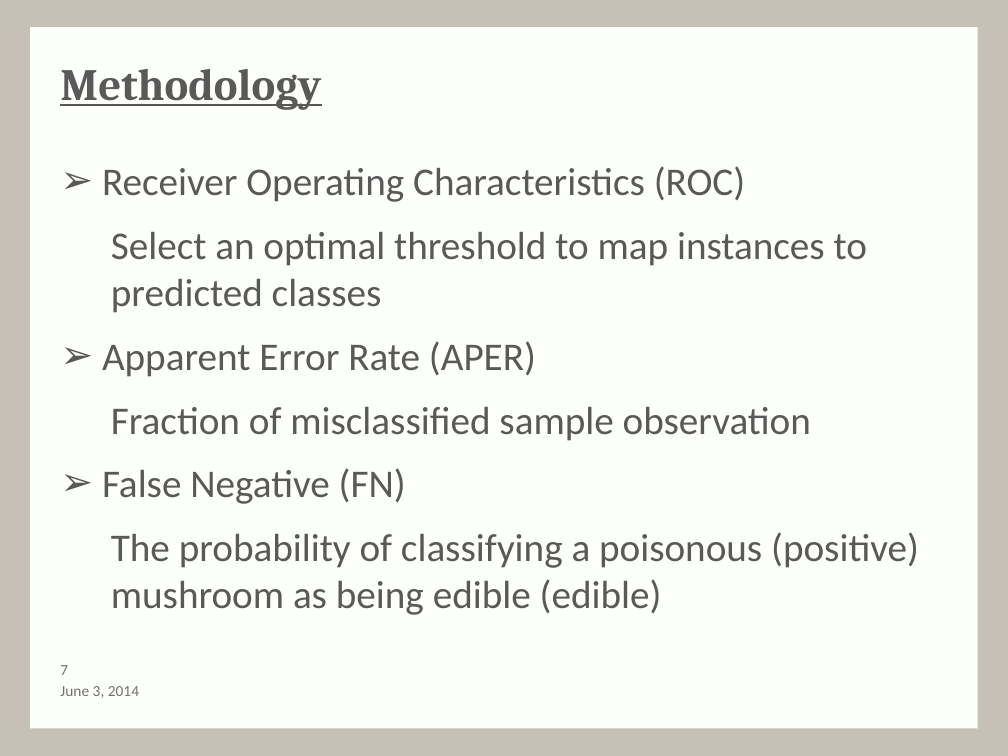
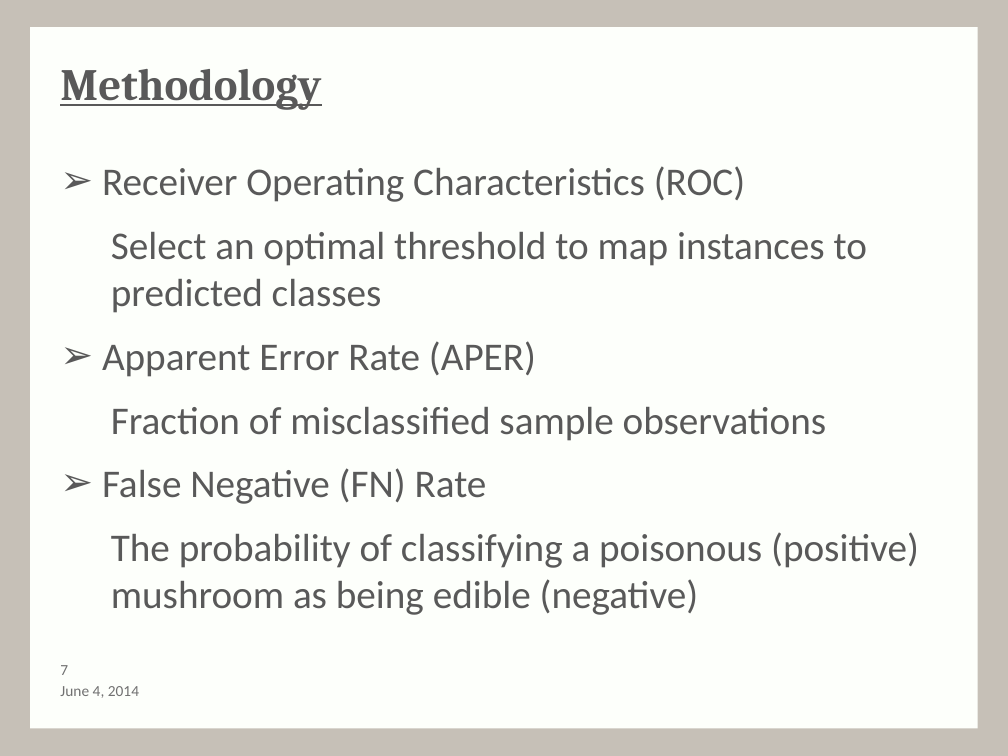
Before and after one commit to MartinGuyer/Project3ML, a slide deck: slide 8 of Presentation/presentation-draft.pptx. Drawn at 1008x756 pixels with LibreOffice and Linux fonts; fonts in the diff are those of the drawing; background and template pictures are left out. Boxes give left, top, right and bottom in pixels: in the first picture for what was removed or moved away, otherwise in the second. Text is boxed around its words. In the diff, an @@ line names an element or a change of style, - is before the commit and + after.

```diff
--- a/Presentation/presentation-draft.pptx
+++ b/Presentation/presentation-draft.pptx
@@ text at bbox=[102, 407, 919, 615]: text changed @@
-    Fraction of misclassified sample observation
-➢ False Negative (FN)
-    The probability of classifying a poisonous (positive) mushroom as being edible (edible)
+    Fraction of misclassified sample observations
+➢ False Negative (FN) Rate
+    The probability of classifying a poisonous (positive) mushroom as being edible (negative)
@@ text at bbox=[60, 686, 139, 698]: text changed @@
-June 3, 2014
+June 4, 2014
```
Also in this commit, not shown: 17 other slides changed.
